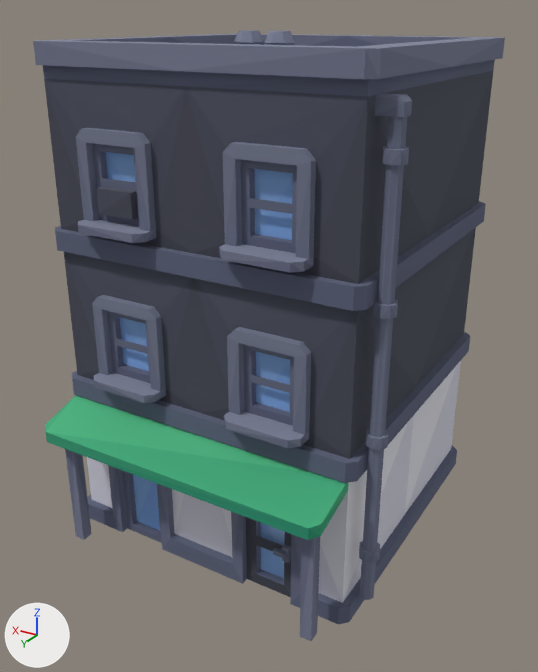
One commit to the glTF model client/public/models/batiments/shop_h.glb: the scene before it, then after it.
Camera for both pictures: a 50 mm lens placed at (-0.939, 1.63, 1.331), pointed at (0.006, 0.055, 0.544). The lights are fixed; the arrows at lower left show +X, +Y and +Z. The picture after the commit comes second. Vertices at exactly the same position are counted once.

The older version as bpy lines, for what is in view:
```python
me_shop_h = bpy.data.meshes.new('shop_h')
me_shop_h.from_pydata(...)  # 891 vertices, 1504 faces; spans x -0.442..0.442, y -0.504..0.504, z 0.0..1.293
me_shop_h.materials.append(mat_material_0)
ob_shop_h = bpy.data.objects.new('shop_h', me_shop_h)
ob_shop_h.location = (0.0, 0.0, 0.0)
```
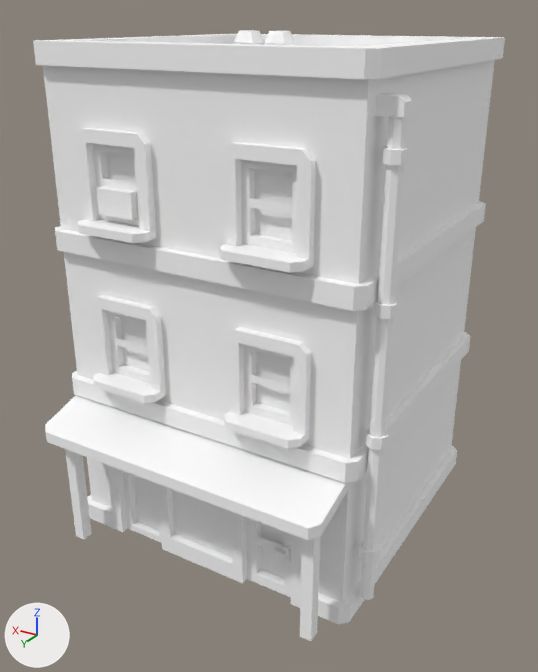
The edits, one by one:
me_shop_h has 891 vertices, 1504 faces and spans x -0.442..0.442, y -0.504..0.504, z 0.0..1.293.
me_shop_h is used by ob_shop_h; location (0.0, 0.0, 0.0).
me_shop_h part 1: 1504 faces centred in x -0.439..0.442, y -0.504..0.504, z 0.0..1.293 are repainted in the vertex colours; the middle colour goes from greyish blue #686e84 to white #ffffff.

Boxes [x1, y1, x2, y2] around the edits, measured in the pictures (538 x 672 px):
part 1 of me_shop_h, recoloured (lighter)
    both: [33, 30, 505, 641]
